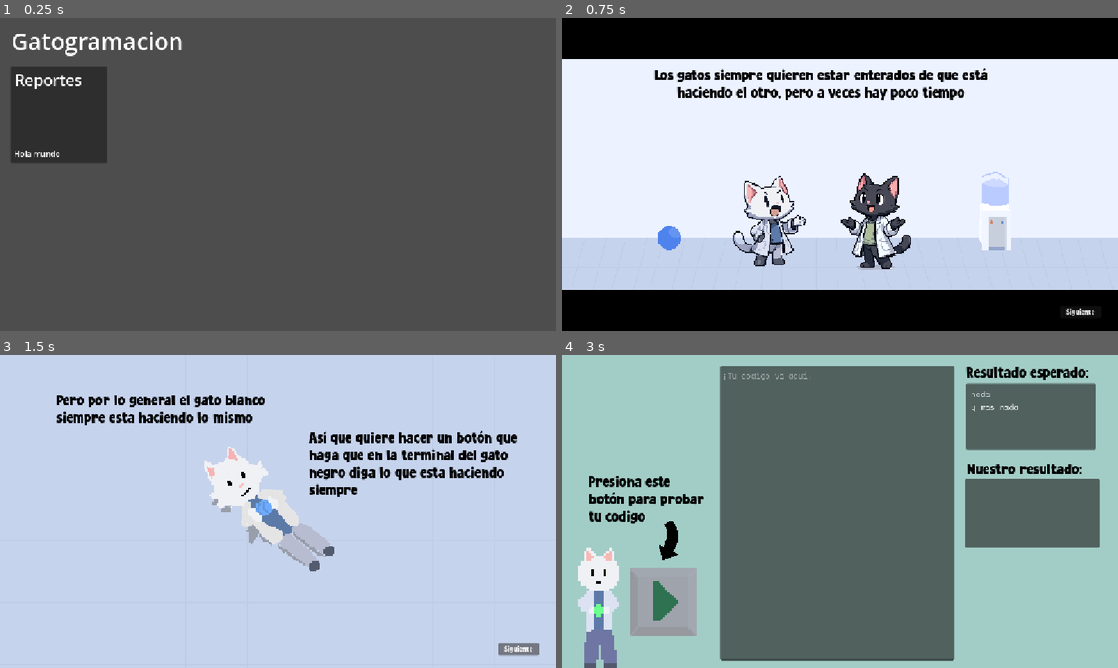
Above: before the commit, frames 1-4 (two rows, left to right).
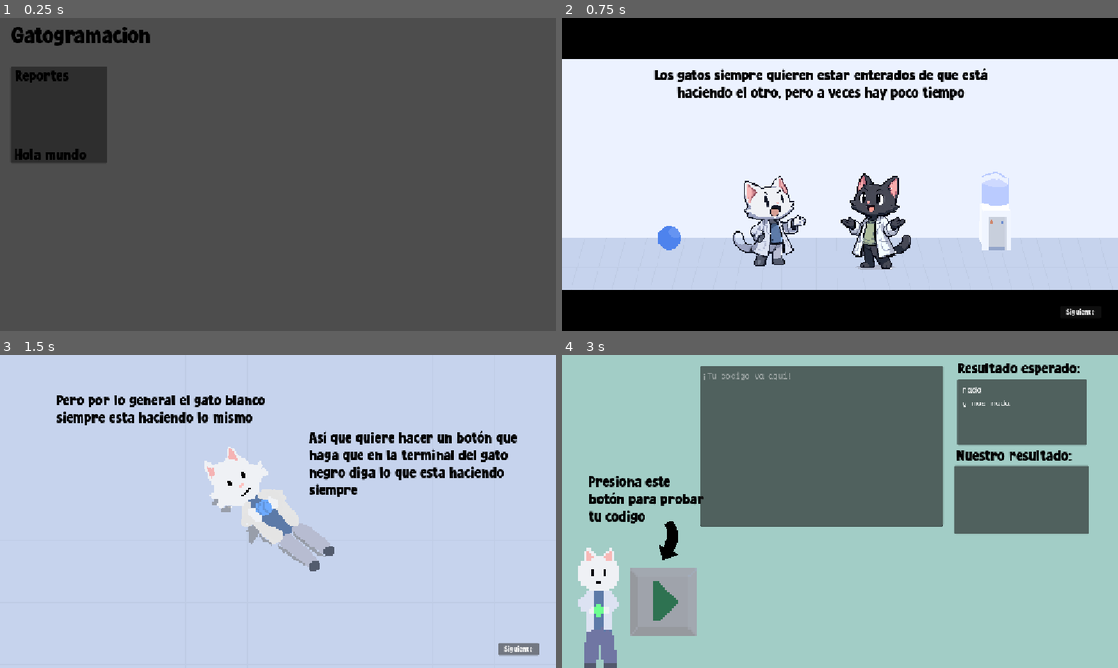
Above: after the commit, the same moments.

Repository: AndresDavidCalderon/gatogramacion
Game: Godot game, scene res://main_menu/main_menu.tscn
Two runs of this game, one before a commit and one after it. Both use one fixed random seed, a clock stepped at 60 frames per second and the inputs below.
Inputs:
- Up to frame 1 (0.25 s): no input
- Up to frame 2 (0.75 s): click "Hola mundo" at 0.5 s
- Up to frame 3 (1.5 s): click "Siguiente" at 1.25 s
- Up to frame 4 (3 s): click "Siguiente" at 2 s; click "Siguiente" at 2.75 s

The runs differ from the first frame. In frame 1, 1.9% of the frame differs, in the area x 2-33%, y 2-46%; in frame 2, nothing differs; in frame 3, nothing differs; in frame 4, 27%, in the area x 24-97%, y 2-98%.

Commit message:
background work

Diff:
--- a/levels/challenge.gd
+++ b/levels/challenge.gd
@@ -22,7 +22,7 @@
 		file.store_string($CodeInput.text)
 		file.close()
 	else:
-		print("Error opening file")
+		print("")
 
 	running_thread = Thread.new()
 	running_thread.start(run_python.bind($CodeInput.text))
--- a/levels/reports.tscn
+++ b/levels/reports.tscn
@@ -1,6 +1,6 @@
 [gd_scene format=3 uid="uid://crcjo8kj7pm4l"]
 
-[ext_resource type="FontFile" uid="uid://djsqix7mf6bpc" path="res://assets/fonts/Super Wonder.ttf" id="1_4lnk7"]
+[ext_resource type="Theme" uid="uid://nd1kjphk3fxq" path="res://theme.tres" id="1_2j4e5"]
 [ext_resource type="FontFile" uid="uid://dinyxytm00gbu" path="res://assets/fonts/Space_Mono/SpaceMono-Regular.ttf" id="1_oec3d"]
 [ext_resource type="Texture2D" uid="uid://b6lvmaqnnxd4r" path="res://assets/white_cat_talking.png" id="1_q1q1h"]
 [ext_resource type="Script" uid="uid://b0jgnp5yiu5gb" path="res://levels/slides.gd" id="2_6cska"]
@@ -16,15 +16,6 @@
 [ext_resource type="Texture2D" uid="uid://dpfhpnlf1qr85" path="res://assets/white_playing_with_ball_tapping_standing.png" id="11_mayk3"]
 [ext_resource type="Texture2D" uid="uid://re8105hhc7cq" path="res://assets/high_dpi/curved_arrow.png" id="12_g7ooy"]
 
-[sub_resource type="Theme" id="Theme_6cska"]
-default_font = ExtResource("1_4lnk7")
-Label/colors/font_color = Color(0, 0, 0, 1)
-Label/font_sizes/font_size = 32
-consoleLabel/base_type = &"Label"
-consoleLabel/colors/font_color = Color(1, 1, 1, 1)
-consoleLabel/font_sizes/font_size = 16
-consoleLabel/fonts/font = ExtResource("1_oec3d")
-
 [sub_resource type="CodeHighlighter" id="CodeHighlighter_g7ooy"]
 
 [node name="Reports" type="Control" unique_id=854457623]
@@ -34,7 +25,7 @@
 anchor_bottom = 1.0
 grow_horizontal = 2
 grow_vertical = 2
-theme = SubResource("Theme_6cska")
+theme = ExtResource("1_2j4e5")
 script = ExtResource("3_idiem")
 
 [node name="Slides" type="Control" parent="." unique_id=1853959380]
@@ -303,10 +294,10 @@
 anchors_preset = 15
 anchor_right = 1.0
 anchor_bottom = 1.0
-offset_left = 838.0
-offset_top = 22.0
-offset_right = -61.0
-offset_bottom = -593.0
+offset_left = 820.0
+offset_top = 13.0
+offset_right = -79.0
+offset_bottom = -602.0
 grow_horizontal = 2
 grow_vertical = 2
 text = "Resultado esperado:"
@@ -316,10 +307,10 @@
 anchors_preset = 15
 anchor_right = 1.0
 anchor_bottom = 1.0
-offset_left = 839.0
-offset_top = 222.0
-offset_right = -60.0
-offset_bottom = -393.0
+offset_left = 817.0
+offset_top = 194.0
+offset_right = -82.0
+offset_bottom = -421.0
 grow_horizontal = 2
 grow_vertical = 2
 text = "Nuestro resultado:"
@@ -329,10 +320,10 @@
 anchors_preset = 15
 anchor_right = 1.0
 anchor_bottom = 1.0
-offset_left = 328.0
+offset_left = 286.0
 offset_top = 23.0
-offset_right = -339.0
-offset_bottom = -15.0
+offset_right = -362.0
+offset_bottom = -292.0
 grow_horizontal = 2
 grow_vertical = 2
 theme_override_colors/font_color = Color(0.875, 0.875, 0.875, 1)
@@ -343,10 +334,10 @@
 
 [node name="WaitedResult" type="PanelContainer" parent="Challenge" unique_id=652083915]
 layout_mode = 0
-offset_left = 837.0
-offset_top = 59.0
-offset_right = 1106.0
-offset_bottom = 196.0
+offset_left = 819.0
+offset_top = 50.0
+offset_right = 1088.0
+offset_bottom = 187.0
 
 [node name="MarginContainer" type="MarginContainer" parent="Challenge/WaitedResult" unique_id=23391124]
 layout_mode = 2
@@ -367,10 +358,10 @@
 anchors_preset = 15
 anchor_right = 1.0
 anchor_bottom = 1.0
-offset_left = 835.0
-offset_top = 257.0
-offset_right = -38.0
-offset_bottom = -249.0
+offset_left = 813.0
+offset_top = 229.0
+offset_right = -60.0
+offset_bottom = -277.0
 grow_horizontal = 2
 grow_vertical = 2
 
--- a/main_menu/main_menu.tscn
+++ b/main_menu/main_menu.tscn
@@ -1,5 +1,6 @@
 [gd_scene format=3 uid="uid://dagcvxo7hdiy6"]
 
+[ext_resource type="Theme" uid="uid://nd1kjphk3fxq" path="res://theme.tres" id="1_3shxk"]
 [ext_resource type="Script" uid="uid://cqyfan5cxtyb5" path="res://main_menu/level_button.gd" id="1_d3a7t"]
 [ext_resource type="PackedScene" uid="uid://crcjo8kj7pm4l" path="res://levels/reports.tscn" id="2_3shxk"]
 
@@ -10,6 +11,7 @@
 anchor_bottom = 1.0
 grow_horizontal = 2
 grow_vertical = 2
+theme = ExtResource("1_3shxk")
 
 [node name="Label" type="Label" parent="." unique_id=201979593]
 layout_mode = 0
--- /dev/null
+++ b/theme.tres
@@ -0,0 +1,13 @@
+[gd_resource type="Theme" format=3 uid="uid://nd1kjphk3fxq"]
+
+[ext_resource type="FontFile" uid="uid://dinyxytm00gbu" path="res://assets/fonts/Space_Mono/SpaceMono-Regular.ttf" id="1_cjfk0"]
+[ext_resource type="FontFile" uid="uid://djsqix7mf6bpc" path="res://assets/fonts/Super Wonder.ttf" id="2_vj6dk"]
+
+[resource]
+default_font = ExtResource("2_vj6dk")
+Label/colors/font_color = Color(0, 0, 0, 1)
+Label/font_sizes/font_size = 32
+consoleLabel/base_type = &"Label"
+consoleLabel/colors/font_color = Color(1, 1, 1, 1)
+consoleLabel/font_sizes/font_size = 16
+consoleLabel/fonts/font = ExtResource("1_cjfk0")
Binary file added: assets/light_background.aseprite
Binary file added: assets/light_background.png
